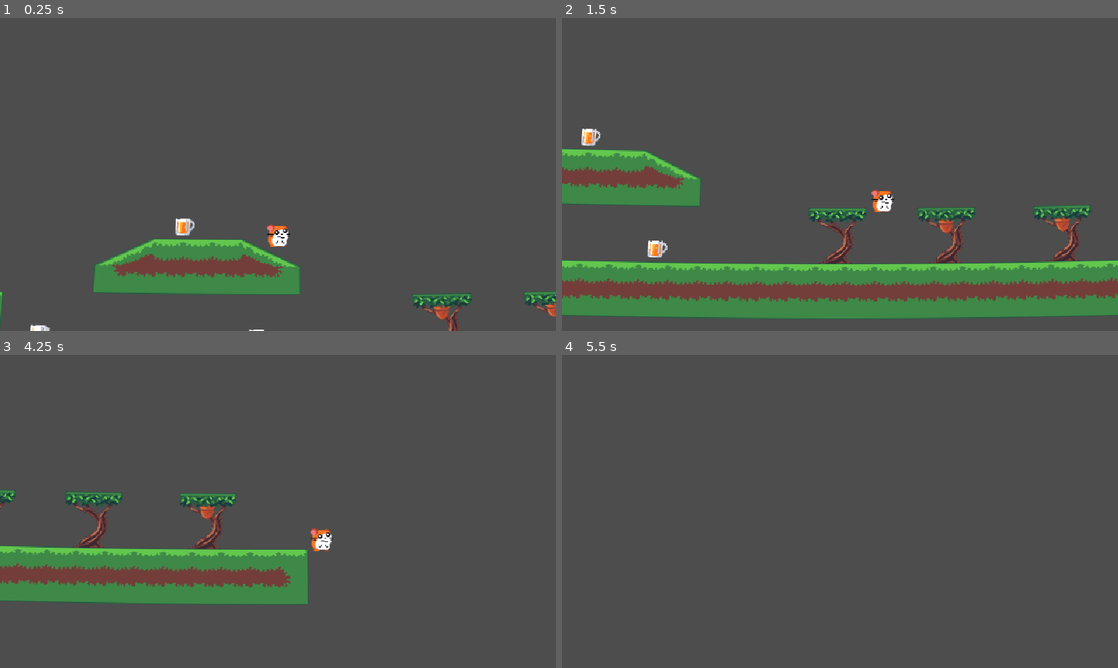
Above: before the commit, frames 1-4 (two rows, left to right).
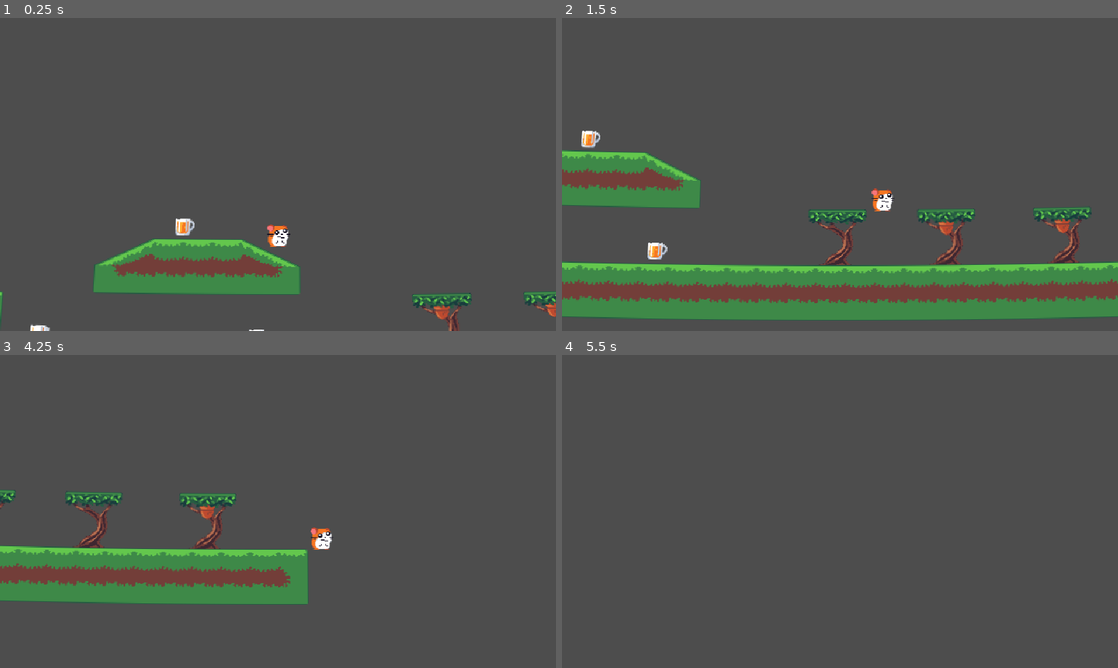
Above: after the commit, the same moments.

Repository: Codex112008/GMTK-2025-Game-Jam
Game: Godot game, scene res://Scenes/Game.tscn
Same seed, same stepped clock (60 frames per second), same inputs: the game is played once before the commit and once after it.
Inputs:
- Up to frame 1 (0.25 s): no input
- Up to frame 2 (1.5 s): hold D (right) from 0.53 s (still down); tap Space (jump) at 0.77 s
- Up to frame 3 (4.25 s): tap Space (jump) at 1.52, 3.02, 3.77 s; release D (right) at 2.03 s; hold A (left) 2.03-2.78 s; hold D (right) from 2.78 s (still down)
- Up to frame 4 (5.5 s): release D (right) at 4.28 s; hold A (left) 4.28-5.03 s; tap Space (jump) at 4.52 s; hold D (right) from 5.03 s (still down)

The runs differ from the first frame. In frame 1, less than 0.1% of the frame differs, in the area x 51-52%, y 72-74%; in frame 2, 6.6%, in the area x 0-100%, y 35-97%; in frame 3, 0.1%; in frame 4, nothing differs.

Commit message:
undo capsule collider (i am dumb)

Diff:
--- a/Scenes/Player.tscn
+++ b/Scenes/Player.tscn
@@ -3,8 +3,8 @@
 [ext_resource type="Script" uid="uid://8xaa7lu46t4g" path="res://Scripts/PlayerController.gd" id="1_kyqiw"]
 [ext_resource type="Texture2D" uid="uid://0i7ikncgmjds" path="res://Sprites/Player/hamster.png" id="2_kyqiw"]
 
-[sub_resource type="CapsuleShape2D" id="CapsuleShape2D_kyqiw"]
-height = 26.0
+[sub_resource type="RectangleShape2D" id="RectangleShape2D_kyqiw"]
+size = Vector2(20, 23)
 
 [sub_resource type="SpriteFrames" id="SpriteFrames_gntrk"]
 animations = [{
@@ -26,8 +26,8 @@
 short_jump_timer = NodePath("Timers/ShortJumpTimer")
 
 [node name="CollisionShape2D" type="CollisionShape2D" parent="."]
-position = Vector2(0, 3)
-shape = SubResource("CapsuleShape2D_kyqiw")
+position = Vector2(0, 4.5)
+shape = SubResource("RectangleShape2D_kyqiw")
 
 [node name="AnimatedSprite2D" type="AnimatedSprite2D" parent="."]
 sprite_frames = SubResource("SpriteFrames_gntrk")
Binary file changed: Sprites/Player/hamster.png
